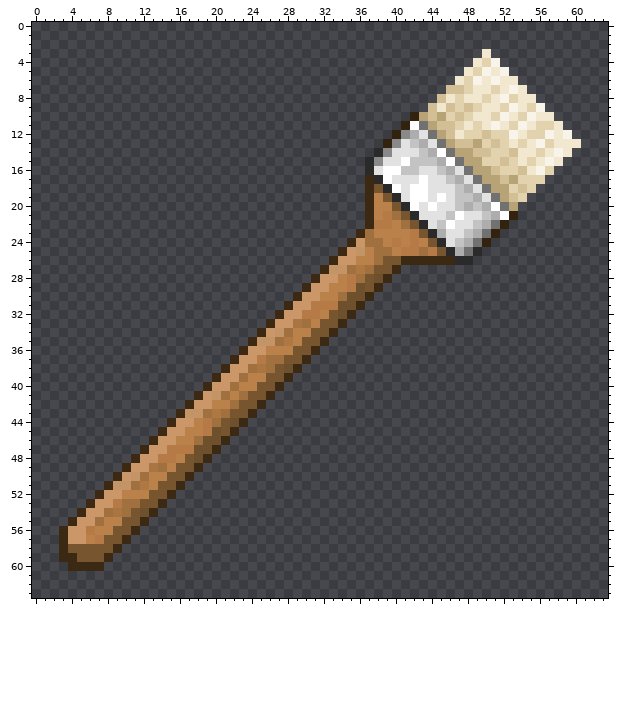
Two states of a pixel-art sprite, worldedit_brush/textures/worldedit_brush.png. Above is the file before it was changed.
The file is 64x64 pixels. Colours within 5 levels of each other are drawn and written as one.
Now the later version:
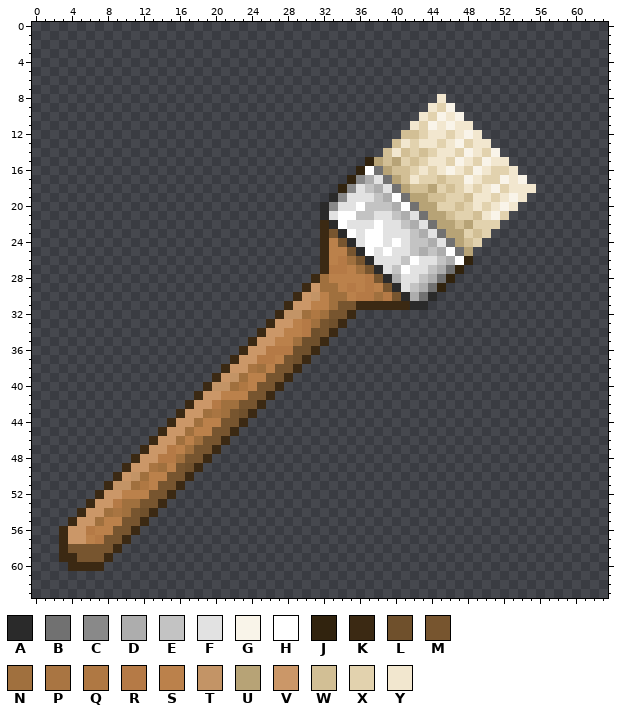
Palette (. is transparent): A #2a2a2a  B #717171  C #898989  D #adadad  E #c3c3c3  F #e2e2e2  G #f9f4e9  H #ffffff  J #31230e  K #3b2913  L #6f502c  M #77552f  N #a0703e  P #a97542  Q #af7843  R #b57a46  S #bb814b  T #c39466  U #b7a376  V #cb9768  W #d2bf95  X #e2d2ae  Y #f2e7cf
From old to new:
Changed rows in their new state; - is an unchanged pixel.
first column x 16:
 3 ----------------------------------.----------
 4 ---------------------------------...---------
 5 --------------------------------.....--------
 6 -------------------------------.......-------
 7 ------------------------------.........------
 8 -----------------------------Y..........-----
 9 ----------------------------YXG..........----
10 --------------------------.YXGYG..........---
11 -------------------------.YXGYGY-..........--
12 ------------------------.WWXYYX-GY..........-
13 -----------------------.WYXYYXYGXYY..........
14 ----------------------.WYWXWXYYXGYXG........-
15 ---------------------JUWUXWXYYXGYXGYY......--
16 --------------------JHBUWWXYXYGYXGYX-Y....---
17 -------------------JCDFBUWYXXWXXGYXXGYG..----
18 ------------------JCFEDFBUWWUXWXYXYGXYYY-----
19 -----------------ACFFFEDHBUUWWXXWYYXYGY------
20 ----------------ACFFHEEEDHBUUXXWXYXYGY-------
21 ----------------AFHHEEFFEDFBUUWXXWYGX.-------
22 ----------------KAHFFFHFFEDFBUUWUXXX.--------
23 ----------------KMAHFHHFFFEDFBUUXWX.---------
24 ----------------KSMAFHHFHFEEDFBUWX.----------
25 ----------------KSSMAHFHFFEDEDHBU.-----------
26 ----------------KSRNMAFFFEHFFEDHJ------------
27 -----------------RRSNMAFEHFFEDBJ-------------
28 ----------------NS-SSRMADFFEDBJ--------------
29 ----------------NN--SRSMAFEDBJ---------------
30 ---------------T-N-SRRNRMADBA----------------
31 ---------------SSNMM-KKKKKAA-----------------
32 ------------TTNQN-M--------------------------
33 -------------SRN-L---------------------------
34 -----------VS-RL-----------------------------
35 ---------VVSSNLL-----------------------------
36 ----------RRRLL------------------------------
37 ----------RS-L-------------------------------
38 --------PNS-M--------------------------------
39 ------T--------------------------------------
40 ----TT-Q-------------------------------------
41 ----VS-S-------------------------------------
42 ----RN---------------------------------------
43 -VV-P--L-------------------------------------
44 --NSS-M--------------------------------------
45 -N-SM----------------------------------------
46 N--MM----------------------------------------
47 SNMM-----------------------------------------
48 N-M------------------------------------------
49 -L-------------------------------------------
Where, in picture pixels (left, top, right, bottom), the same in both pictures:
changed: (176, 49, 581, 472)
